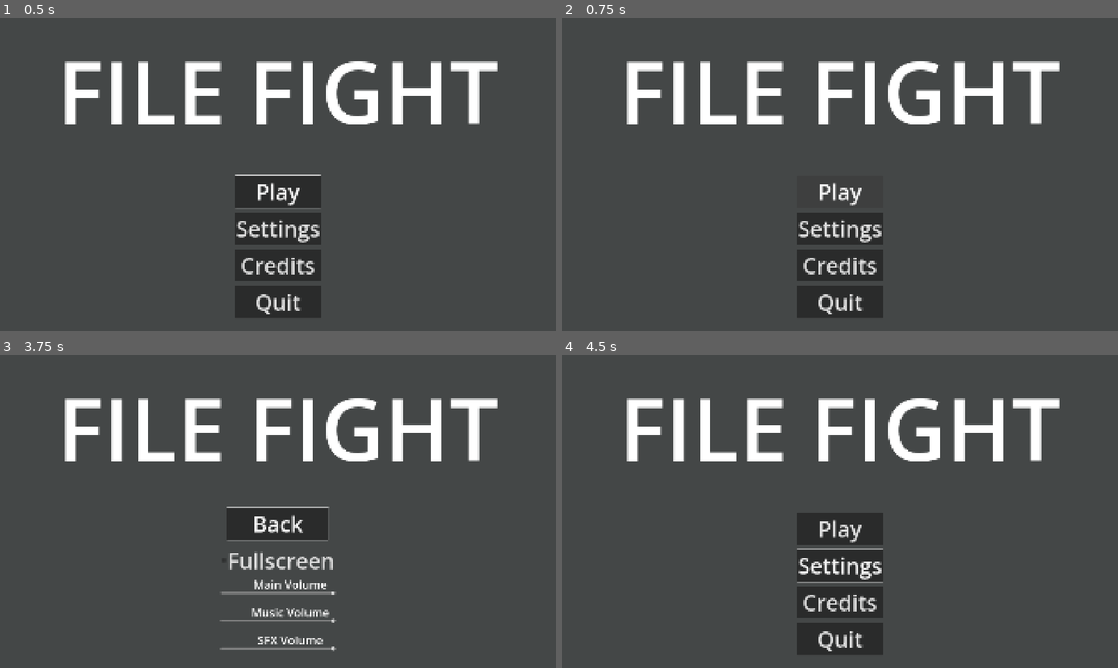
Above: before the commit, frames 1-4 (two rows, left to right).
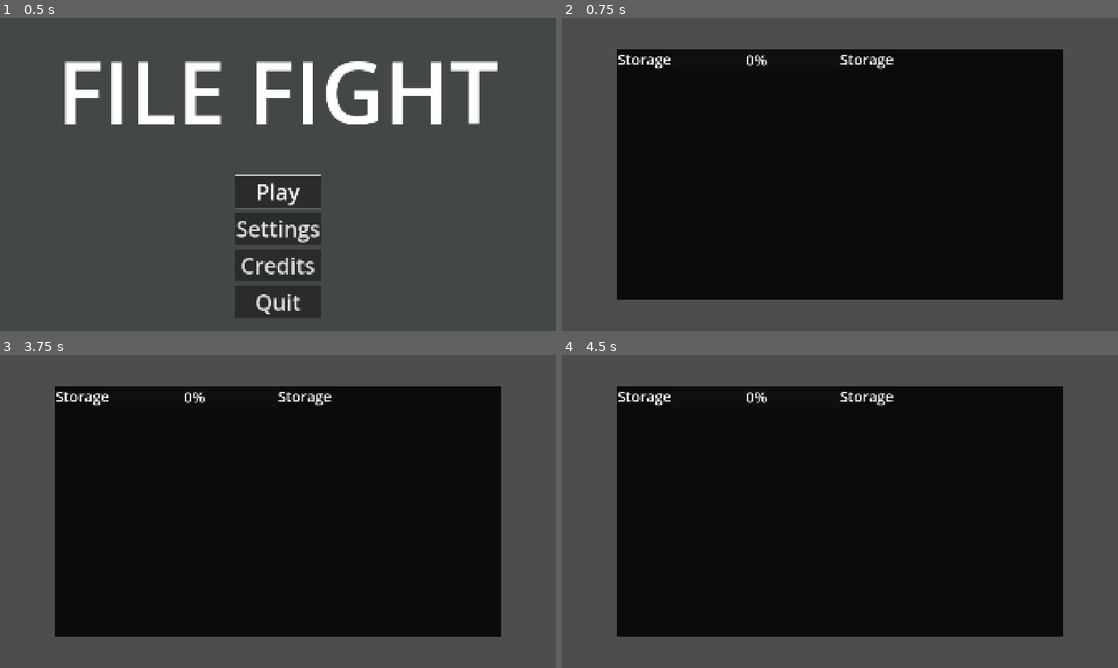
Above: after the commit, the same moments.

Repository: brandon7o/File-Fight-Game
Game: Godot game, scene res://Nodes/menu.tscn
Two runs of this game, one before a commit and one after it. Both use one fixed random seed, a clock stepped at 60 frames per second and the inputs below.
Inputs (mouse positions are in pixels of both pictures, inside the frame that each line leads up to):
- Up to frame 1 (0.5 s): no input
- Up to frame 2 (0.75 s): click "Play" at 0.5 s
- Up to frame 3 (3.75 s): click (166, 533) at 1.27 s; click (278, 530) at 2 s, where only the run before the commit has a clickable "Play"; click (278, 530) at 2.75 s, where only the run before the commit has a clickable "Play"; click (278, 564) at 3.5 s, where only the run before the commit has a clickable "Settings"
- Up to frame 4 (4.5 s): click (840, 524) at 4.25 s, where only the run before the commit has a clickable "Back"

Frame 1 is identical in both runs. In frame 2, 65% of the frame differs, in the area x 9-91%, y 10-96%; in frame 3, 64%; in frame 4, 65%.

Commit message:
4/12/26 10:06pm update

Diff:
--- a/Nodes/explorer.tscn
+++ /dev/null
@@ -1,3 +0,0 @@
-[gd_scene format=3 uid="uid://cfr0qwshqimli"]
-
-[node name="Explorer" type="Node2D"]
--- /dev/null
+++ b/Nodes/explorerFight.tscn
@@ -0,0 +1,87 @@
+[gd_scene format=3 uid="uid://cfr0qwshqimli"]
+
+[ext_resource type="Script" uid="uid://dd6iwvpgmqyjq" path="res://Nodes/explorer_fight.gd" id="1_j1ors"]
+[ext_resource type="Script" uid="uid://p4g0wnaktmel" path="res://Nodes/storage_bar.gd" id="1_sjtav"]
+
+[sub_resource type="Theme" id="Theme_e01y5"]
+
+[sub_resource type="StyleBoxFlat" id="StyleBoxFlat_j1ors"]
+
+[node name="ExplorerFight" type="Node2D" unique_id=415811901]
+script = ExtResource("1_j1ors")
+
+[node name="VSeparator" type="VSeparator" parent="." unique_id=1219508916]
+offset_left = 192.0
+offset_top = 108.0
+offset_right = 1728.0
+offset_bottom = 972.0
+theme = SubResource("Theme_e01y5")
+
+[node name="PlayerEnvironment" type="Node2D" parent="VSeparator" unique_id=255415764]
+
+[node name="Storage" type="HBoxContainer" parent="VSeparator/PlayerEnvironment" unique_id=1717919473]
+offset_right = 768.0
+offset_bottom = 73.0
+
+[node name="Label" type="Label" parent="VSeparator/PlayerEnvironment/Storage" unique_id=998582408]
+layout_mode = 2
+size_flags_vertical = 1
+theme_override_font_sizes/font_size = 50
+text = "Storage"
+
+[node name="PlayerStorageBar" type="ProgressBar" parent="VSeparator/PlayerEnvironment/Storage" unique_id=1125488863]
+layout_mode = 2
+size_flags_horizontal = 3
+size_flags_vertical = 1
+theme_override_font_sizes/font_size = 50
+theme_override_styles/fill = SubResource("StyleBoxFlat_j1ors")
+step = 1.0
+script = ExtResource("1_sjtav")
+
+[node name="ScrollContainer" type="ScrollContainer" parent="VSeparator/PlayerEnvironment" unique_id=192135204]
+offset_top = 160.0
+offset_right = 768.0
+offset_bottom = 864.0
+
+[node name="VBoxContainer" type="VBoxContainer" parent="VSeparator/PlayerEnvironment/ScrollContainer" unique_id=1089538178]
+layout_mode = 2
+
+[node name="RightClickMenu" type="MenuButton" parent="VSeparator/PlayerEnvironment" unique_id=2110138171]
+z_index = -5
+offset_top = 160.0
+offset_right = 768.0
+offset_bottom = 864.0
+mouse_filter = 1
+button_mask = 2
+
+[node name="PopupMenu" type="PopupMenu" parent="VSeparator/PlayerEnvironment/RightClickMenu" unique_id=343753196]
+oversampling_override = 1.0
+position = Vector2i(910, 490)
+item_count = 1
+item_0/text = "Test"
+item_0/id = 0
+
+[node name="EnemyEnvironment" type="Node2D" parent="VSeparator" unique_id=1692152966]
+position = Vector2(768, 0)
+
+[node name="Storage" type="HBoxContainer" parent="VSeparator/EnemyEnvironment" unique_id=387690915]
+offset_right = 768.0
+offset_bottom = 73.0
+
+[node name="Label" type="Label" parent="VSeparator/EnemyEnvironment/Storage" unique_id=1918772477]
+layout_mode = 2
+size_flags_vertical = 1
+theme_override_font_sizes/font_size = 50
+text = "Storage"
+
+[node name="ColorRect" type="ColorRect" parent="." unique_id=1097858996]
+z_index = -50
+z_as_relative = false
+offset_left = 192.0
+offset_top = 108.0
+offset_right = 1728.0
+offset_bottom = 972.0
+mouse_filter = 2
+color = Color(0.043039158, 0.04303915, 0.04303915, 1)
+
+[connection signal="value_changed" from="VSeparator/PlayerEnvironment/Storage/PlayerStorageBar" to="VSeparator/PlayerEnvironment/Storage/PlayerStorageBar" method="_on_value_changed"]
--- /dev/null
+++ b/Nodes/explorer_fight.gd
@@ -0,0 +1,14 @@
+extends Node2D
+
+
+# Called when the node enters the scene tree for the first time.
+func _ready():
+	pass
+
+
+# Called every frame. 'delta' is the elapsed time since the previous frame.
+func _process(delta):
+	#TODO make escape menu
+	#gets the escape key button press and quits the game
+	if Input.is_action_just_pressed("ui_cancel"):
+		get_tree().quit()
--- /dev/null
+++ b/Nodes/storage_bar.gd
@@ -0,0 +1,29 @@
+extends ProgressBar
+
+#gets the bar color
+var barCol = get_theme_stylebox("fill") as StyleBoxFlat
+#TODO
+#Must set this to current player's storage max
+var maxStorage = 100
+
+# Called when the node enters the scene tree for the first time.
+func _ready():
+	pass # Replace with function body.
+
+
+# Called every frame. 'delta' is the elapsed time since the previous frame.
+func _process(delta):
+	pass
+
+#On every value change of the storage progess bar, will check to see if the bar should change to a different color
+func _on_value_changed(value):
+	var yellowThresh = (int)(maxStorage * 0.75)
+	var redThresh = (int)(maxStorage * 0.85)
+	if (value >= redThresh):
+		barCol.bg_color = Color.RED
+	elif (value >= yellowThresh):
+		barCol.bg_color = Color.YELLOW
+	elif (barCol.bg_color != Color.GREEN):
+		barCol.bg_color = Color.GREEN
+	else:
+		pass
--- a/Scripts/menu.gd
+++ b/Scripts/menu.gd
@@ -20,6 +20,7 @@
 	# if you have a level global var, get that at the start (look above for how that looks)
 	# assuming you have a folder called "Levels" that you store your level nodes in
 	#get_tree().change_scene_to_file(str("res://Levels/", level, ".tscn"))
+	get_tree().change_scene_to_file(str("res://Nodes/explorerFight.tscn"))
 	pass # Replace with function body.
 
 
Not shown, added: Nodes/explorer_fight.gd.uid
Not shown, added: Nodes/storage_bar.gd.uid
Not shown, changed: icon.svg.import
Not shown, added: Nodes/explorerFight.tscn5392983937.tmp
Not shown, added: Nodes/explorerFight.tscn5402123601.tmp
Not shown, added: Nodes/explorerFight.tscn5413574540.tmp
